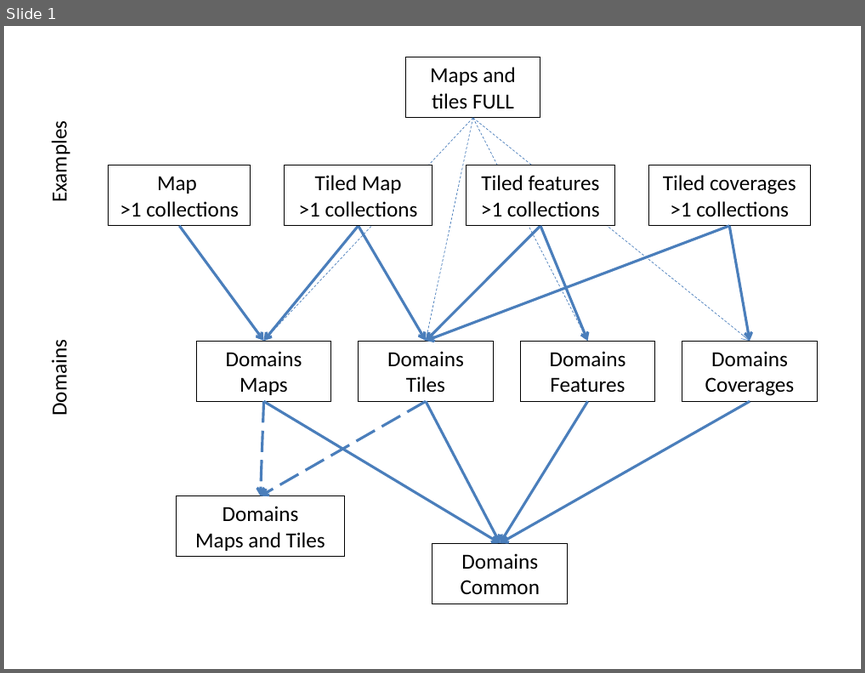
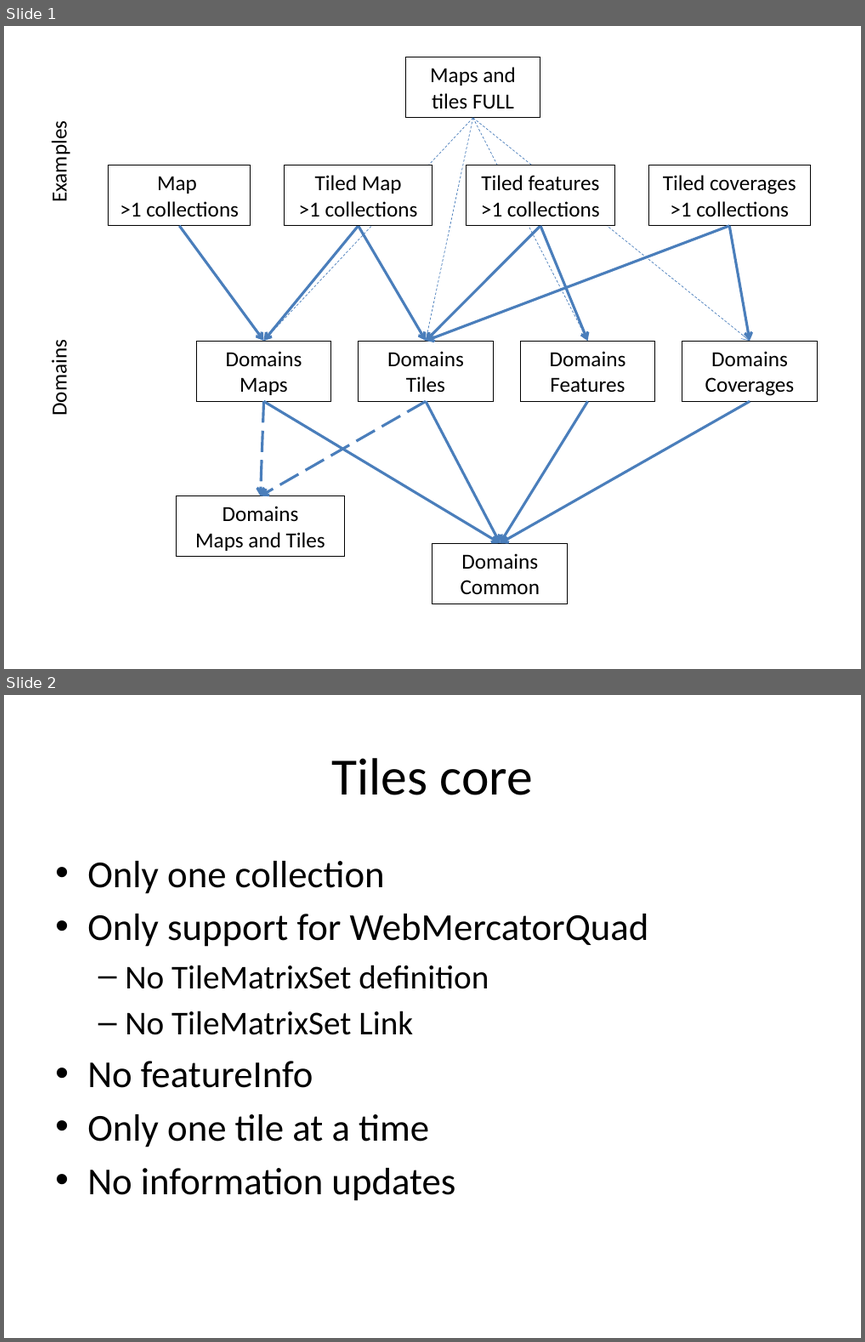
Before and after one commit to opengeospatial/ogcapi-maps, a slide deck: standard/images/diagrams.pptx. Shown one above the other, each under a label of ours: slide 1 before the commit, slides 1 and 2 after it. The pictures are 865x673 and 865x1342 pixels, drawn with LibreOffice and Linux fonts; fonts in the diff are those of the drawing. Boxes give left, top, right and bottom in pixels: in the first picture for what was removed or moved away, otherwise in the second. Text is boxed around its words. In the diff, an @@ line names an element or a change of style, - is before the commit and + after.

```diff
--- a/standard/images/diagrams.pptx
+++ b/standard/images/diagrams.pptx
@@ slide 2 added at <box>4,695,861,1338</box>, background #FFFFFF @@
@@ title added at <box>332,758,533,795</box>, 44 pt, text #000000 @@
+Tiles core
@@ text added at <box>87,861,649,1201</box>, 32 pt, text #000000 @@
+• Only one collection
+• Only support for WebMercatorQuad
+  – No TileMatrixSet definition
+  – No TileMatrixSet Link
+• No featureInfo
+• Only one tile at a time
+• No information updates
```
Also in this commit, not shown: 6 other slides added, 47 other files.
